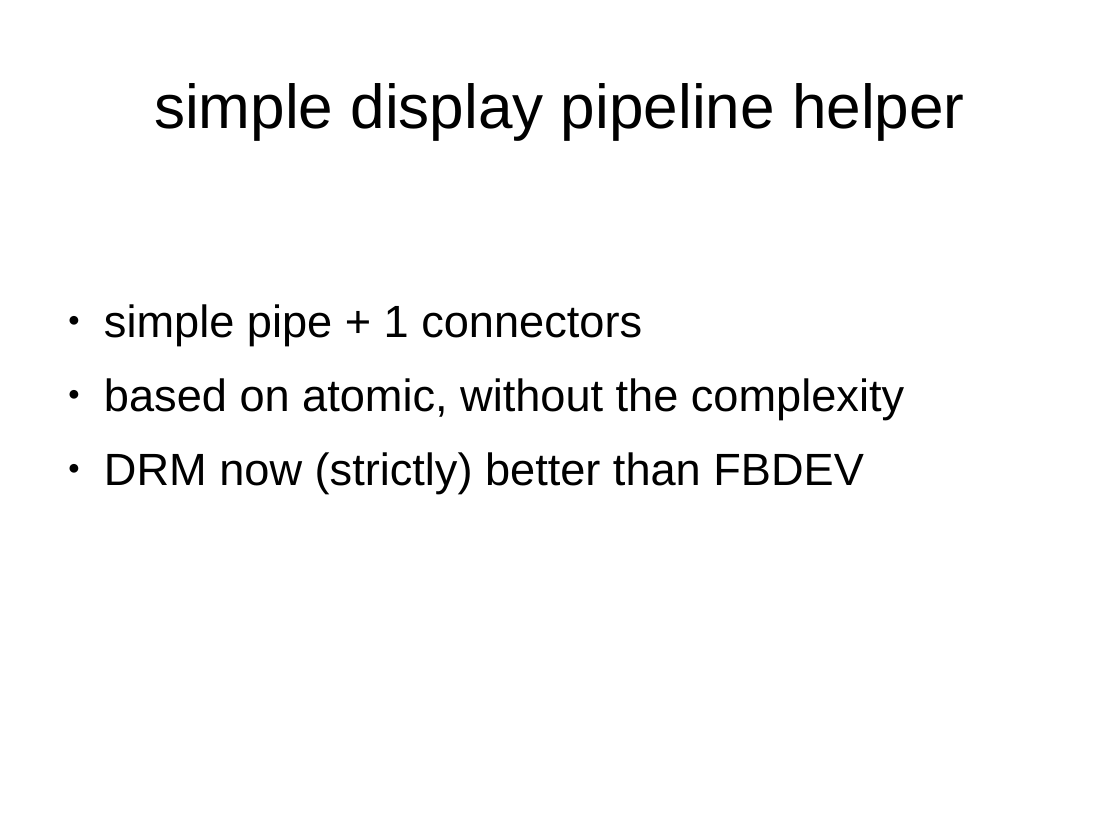
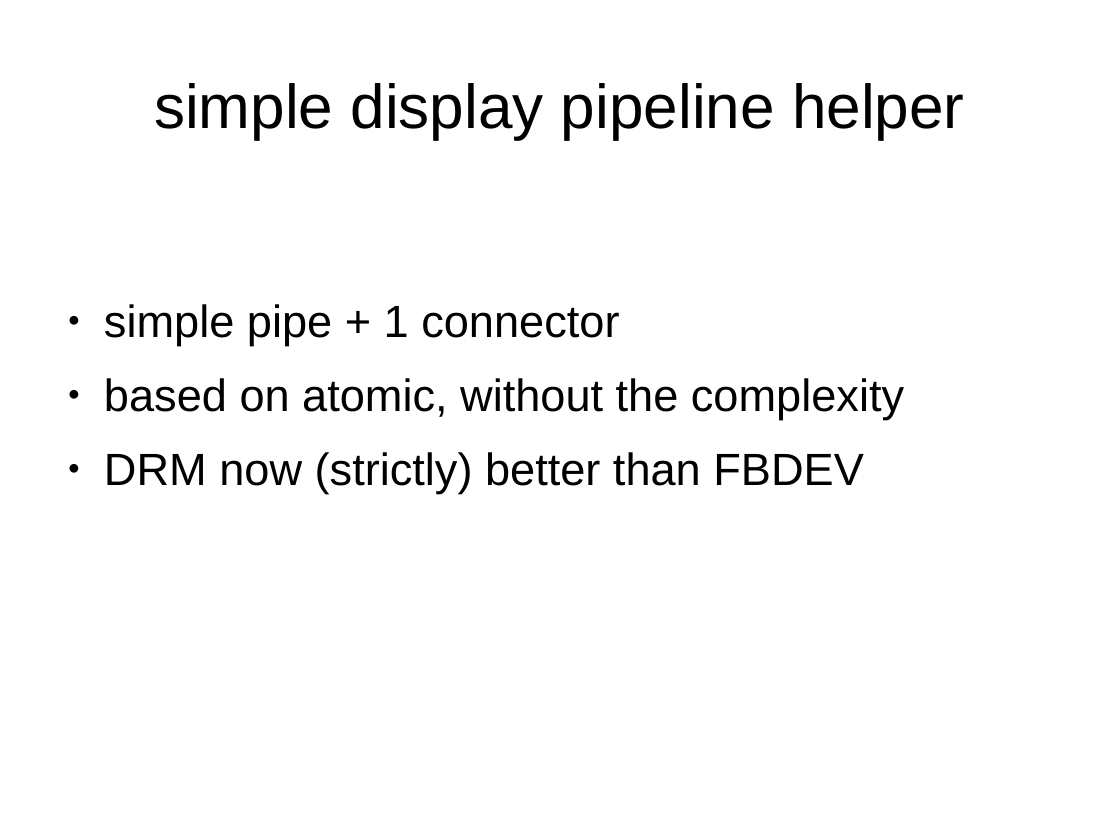
Before and after one commit to danvet/danvet.github.io, a slide deck: slide 13 of slides/kernel-recipes-2016-state-of-drm.odp. Drawn at 1120x840 pixels with LibreOffice and Linux fonts; fonts in the diff are those of the drawing. Boxes give left, top, right and bottom in pixels: in the first picture for what was removed or moved away, otherwise in the second. Text is boxed around its words. In the diff, an @@ line names an element or a change of style, - is before the commit and + after.

```diff
--- a/slides/kernel-recipes-2016-state-of-drm.odp
+++ b/slides/kernel-recipes-2016-state-of-drm.odp
@@ text at bbox=[104, 304, 619, 345]: text changed @@
-● simple pipe + 1 connectors
+● simple pipe + 1 connector
```
Also in this commit, not shown: 2 other slides changed, 1 other file.
